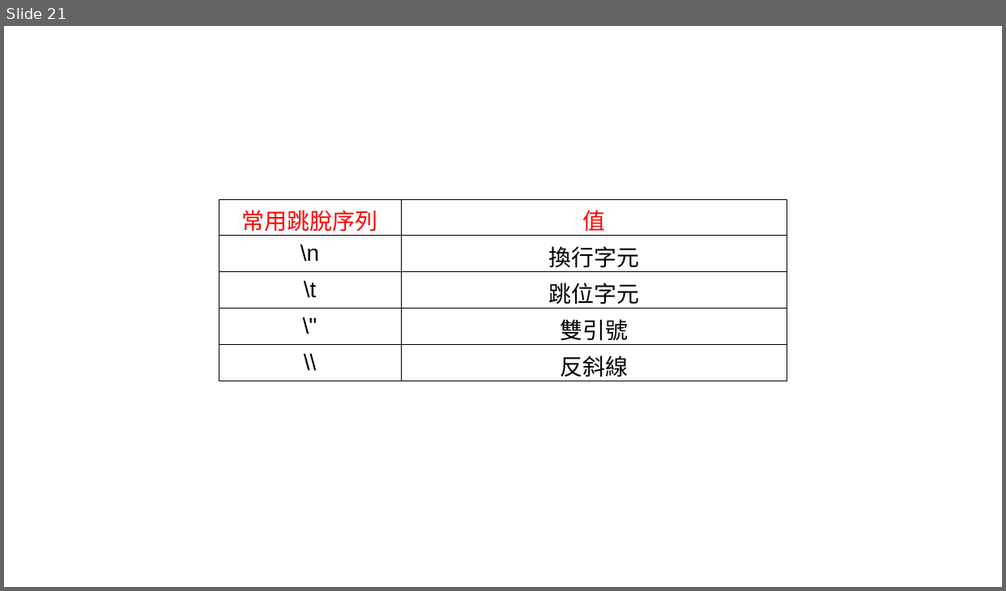
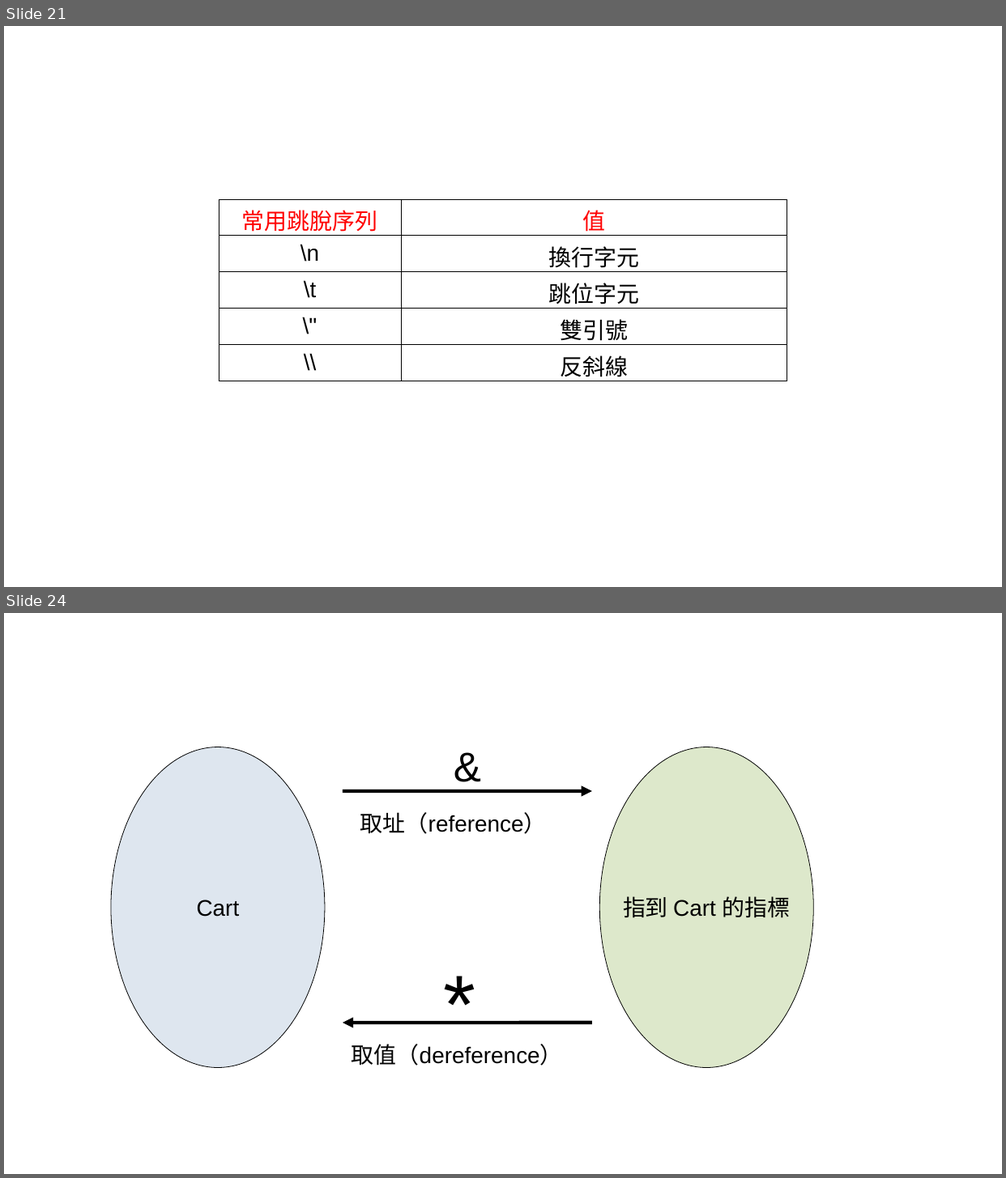
Before and after one commit to oneleo/golang-cht, a slide deck: images/images.odp. Shown one above the other, each under a label of ours: slide 21 before the commit, slides 21 and 24 after it; the slides between them are not shown. The pictures are 1006x591 and 1006x1178 pixels, drawn with LibreOffice and Linux fonts; fonts in the diff are those of the drawing. Boxes give left, top, right and bottom in pixels: in the first picture for what was removed or moved away, otherwise in the second. Text is boxed around its words. In the diff, an @@ line names an element or a change of style, - is before the commit and + after.

```diff
--- a/images/images.odp
+++ b/images/images.odp
@@ slide 24 added at [4, 613, 1002, 1174], background #FFFFFF @@
@@ ellipse added at [111, 747, 325, 1067], fill #DEE6EF, outline #000000 0.51 pt, 18 pt, text #000000 @@
+Cart
@@ text added at [445, 736, 490, 791], 33 pt, text #000000 @@
+&
@@ ellipse added at [600, 747, 813, 1067], fill #DDE8CB, outline #000000 0.51 pt, 18 pt, text #000000 @@
+指到 Cart 的指標
@@ arrow added from (343, 791) to (593, 791), #000000 2.83 pt @@
@@ text added at [360, 812, 547, 834], 18 pt, text #000000 @@
+取址（reference）
@@ text added at [434, 946, 501, 1048], 66 pt, text #000000 @@
+*
@@ arrow added from (593, 1023) to (343, 1023), #000000 2.83 pt @@
@@ text added at [351, 1044, 563, 1066], 18 pt, text #000000 @@
+取值（dereference）
```
Also in this commit, not shown: 20 slides changed, 2 other slides added, 1 slide removed, 6 other files.
